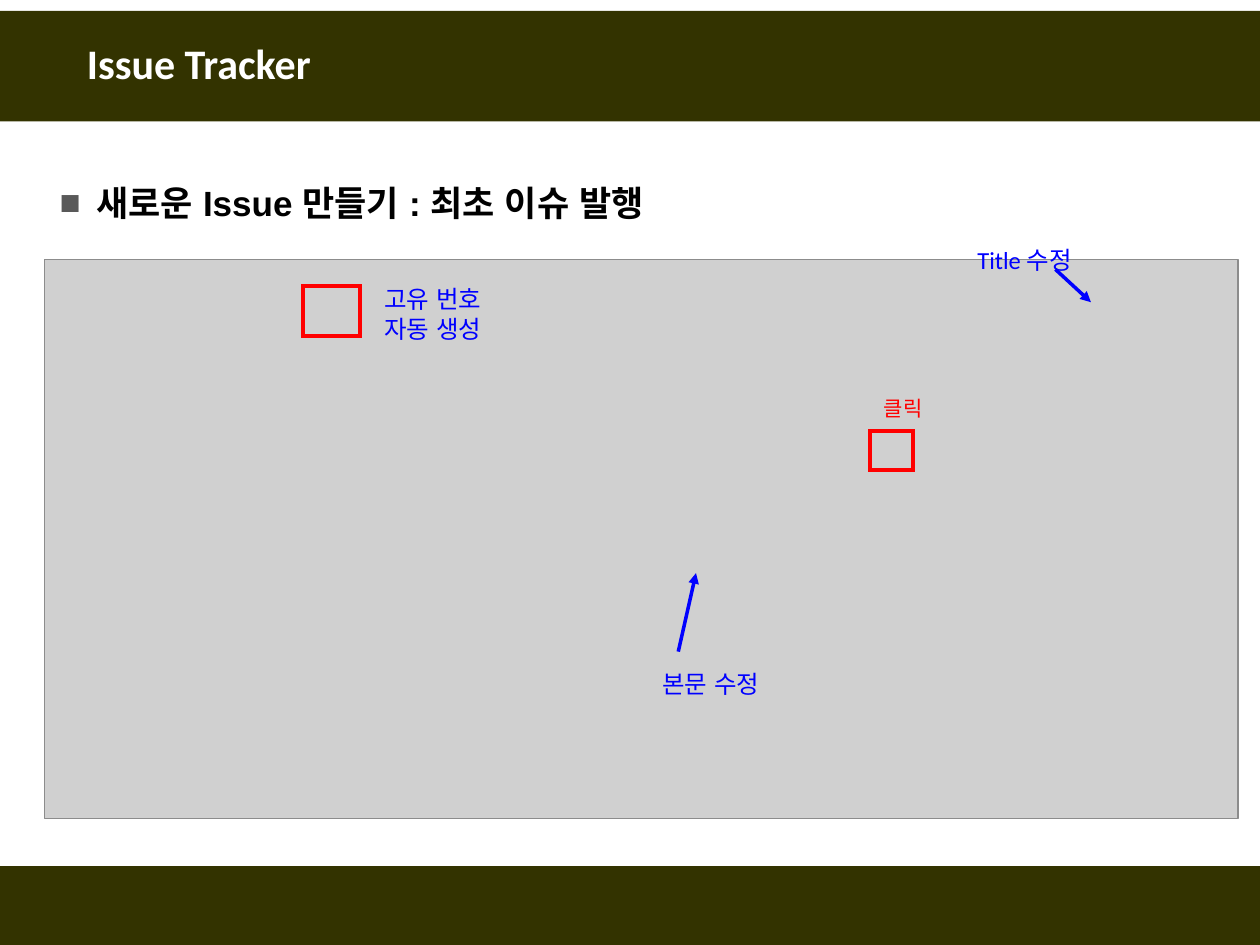
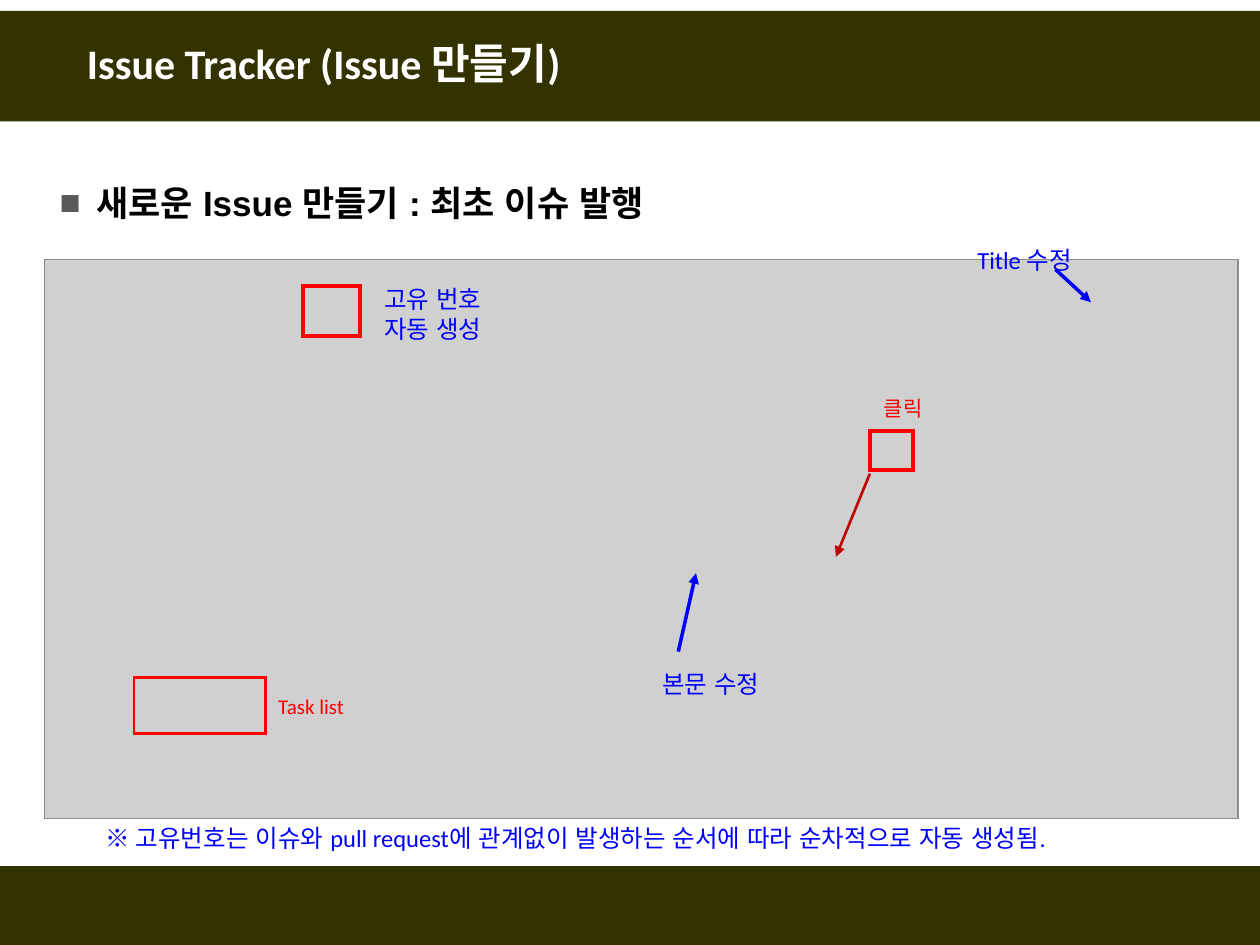
Before and after one commit to fasthill/github-lecture, a slide deck: slide 11 of git및github첫걸음7-issuetracker.pptx (slide 6 before the commit). Drawn at 1260x945 pixels with LibreOffice and Linux fonts; fonts in the diff are those of the drawing; grey boxes stand for pictures. Boxes give left, top, right and bottom in pixels: in the first picture for what was removed or moved away, otherwise in the second. Text is boxed around its words. In the diff, an @@ line names an element or a change of style, - is before the commit and + after.

```diff
--- a/git및github첫걸음7-issuetracker.pptx
+++ b/git및github첫걸음7-issuetracker.pptx
@@ title at <box>87,43,560,85</box>: text changed @@
-Issue Tracker
+Issue Tracker (Issue 만들기)
@@ arrow added from (869, 474) to (835, 557), #C00000 1.5 pt @@
@@ rectangle added at <box>134,678,265,735</box>, outline #FF0000 1.5 pt @@
@@ text added at <box>278,699,344,714</box>, 12 pt, text #FF0000 @@
+Task list
@@ text added at <box>136,826,1046,851</box>, 14 pt, text #0000FF @@
+※ 고유번호는 이슈와 pull request에 관계없이 발생하는 순서에 따라 순차적으로 자동 생성됨.
```
Also in this commit, not shown: 4 other slides changed, 28 slides added, 2 slides removed.
